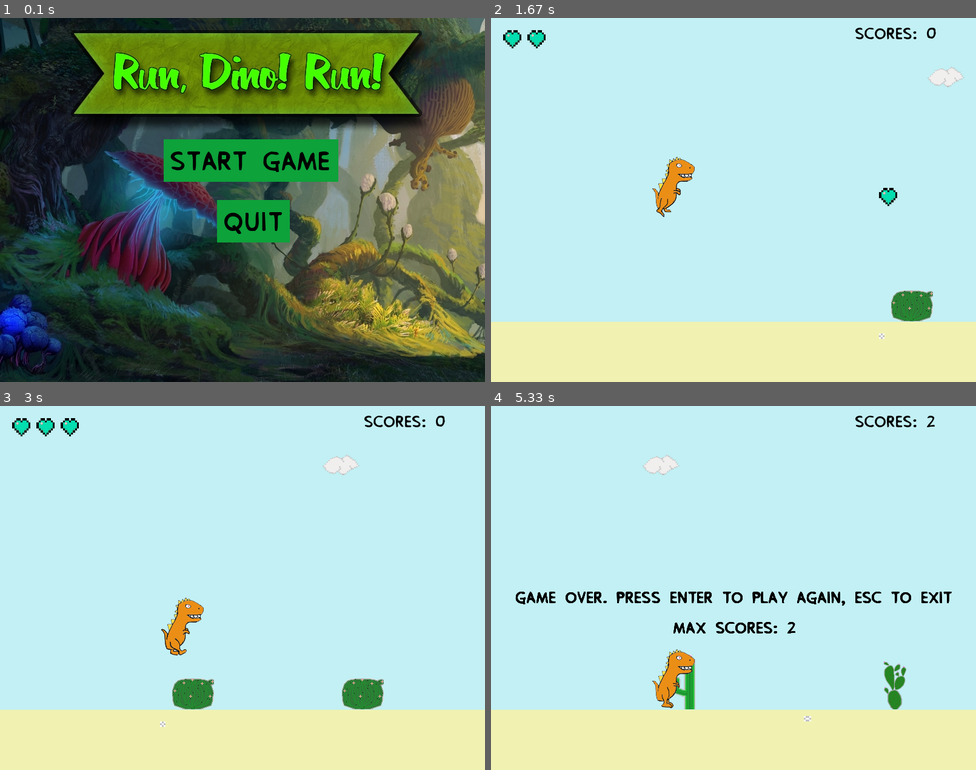
Above: before the commit, frames 1-4 (two rows, left to right).
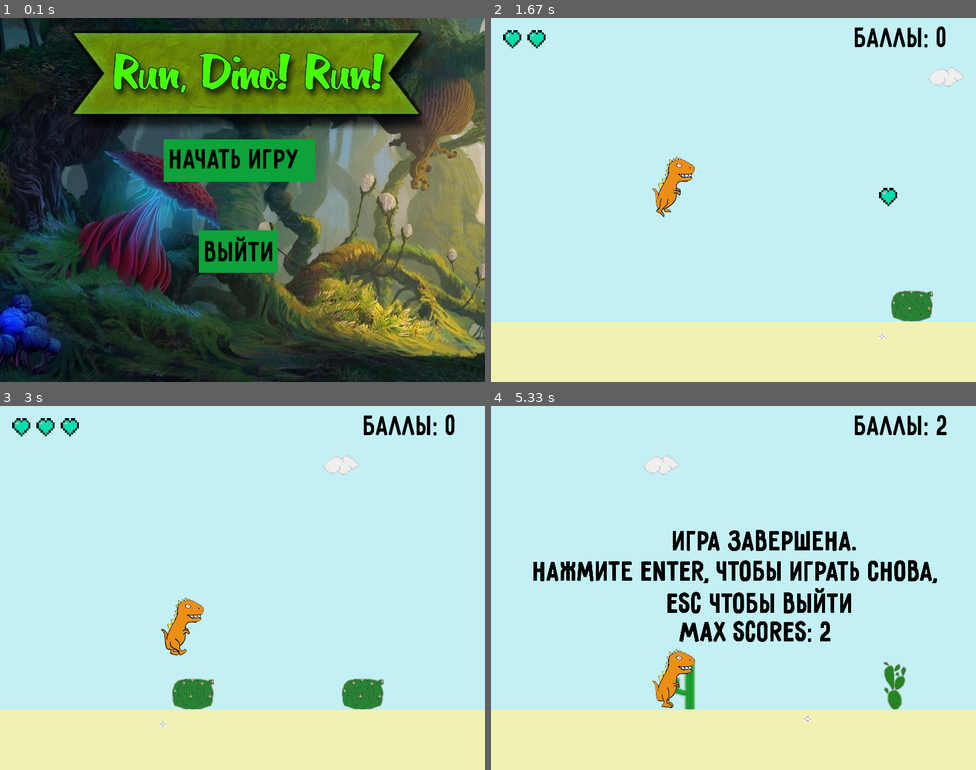
Above: after the commit, the same moments.

Repository: TimWCA/DinoGame
Game: pygame game, started from Dino pygame/DinoGame.py
Same seed, same stepped clock (60 frames per second), same inputs: the game is played once before the commit and once after it.
Inputs (mouse positions are in pixels of both pictures, inside the frame that each line leads up to):
- Up to frame 1 (0.1 s): no input
- Up to frame 2 (1.67 s): click (728, 159) at 0.38 s, where only the run after the commit has a clickable "Начать Игру"; tap Esc at 0.67 s; tap Enter at 1 s; tap Space at 1.33 s
- Up to frame 3 (3 s): tap Space at 2.23, 2.53 s
- Up to frame 4 (5.33 s): tap Space at 3.23, 3.53, 4.13, 4.43 s

The runs differ from the first frame. In frame 1, 4.4% of the frame differs, in the area x 35-70%, y 33-70%; in frame 2, 0.6%; in frame 3, 0.6%; in frame 4, 6.8%, in the area x 5-95%, y 2-65%.

Commit message:
Language (Russian) and font changed

Diff:
--- a/Dino pygame/DinoGame.py
+++ b/Dino pygame/DinoGame.py
@@ -118,8 +118,8 @@
     pygame.mixer.music.set_volume(0.3)
     pygame.mixer.music.play(-1)
 
-    start_btn = Button(288, 70)
-    quit_btn = Button (120, 70)
+    start_btn = Button(250, 70)
+    quit_btn = Button (130, 70)
 
     show = True
     while show:
@@ -129,8 +129,8 @@
                 quit()
 
         display.blit(menu_bckgr, (0, 0))
-        start_btn.draw(270, 200, 'Start game', start_game, 50)
-        quit_btn.draw(358, 300, 'QUIT', sys.exit, 50)
+        start_btn.draw(270, 200, 'Начать Игру', start_game, 50)
+        quit_btn.draw(328, 350, 'Выйти', sys.exit, 50)
 
         pygame.display.update()
         clock.tick(60)
@@ -155,6 +155,7 @@
 
     pygame.mixer.music.play(-1)
 
+
     game = True
     cactus_arr = []
     create_cactus_arr(cactus_arr)
@@ -178,7 +179,7 @@
         count_scores(cactus_arr)
 
         display.blit(land, (0, 0))
-        print_text('Scores: ' + str(scors), 600, 10)
+        print_text('Баллы: ' + str(scors), 600, 10)
 
 
         draw_array(cactus_arr)
@@ -317,7 +318,7 @@
     img_counter += 1
 
 
-def print_text(message, x, y, font_color = (0, 0, 0), font_type = 'PingPong.ttf', font_size = 30):
+def print_text(message, x, y, font_color = (0, 0, 0), font_type = '19681.ttf', font_size = 50):
     font_type = pygame.font.Font(font_type, font_size)
     text = font_type.render(message, True, font_color)
     display.blit(text, (x, y))
@@ -334,7 +335,7 @@
                 pygame.quit()
                 quit()
 
-        print_text('Paused. Press enter to continue', 160, 300)
+        print_text('Пауза. Нажмите Enter, чтобы продолжить', 60, 300)
 
         keys = pygame.key.get_pressed()
         if keys[pygame.K_RETURN]:
@@ -437,8 +438,10 @@
                 pygame.quit()
                 quit()
 
-        print_text('Game Over. Press Enter to play again, Esc to exit', 40, 300)
-        print_text('Max scores: ' + str(max_scors), 300, 350)
+        print_text('Игра завершена.', 300, 200)
+        print_text('Нажмите Enter, чтобы играть снова,', 70, 250)
+        print_text(' Esc чтобы выйти', 280, 300)
+        print_text('Max scores: ' + str(max_scors), 310, 350)
 
         keys = pygame.key.get_pressed()
         if keys[pygame.K_RETURN]:
Binary file added: Dino pygame/19681.ttf
